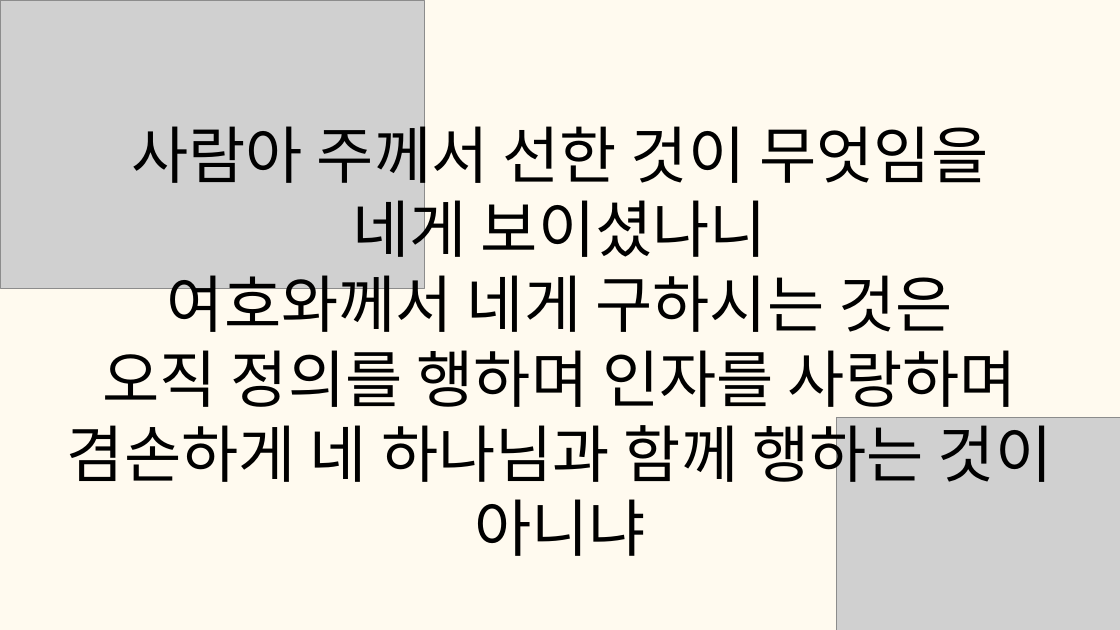
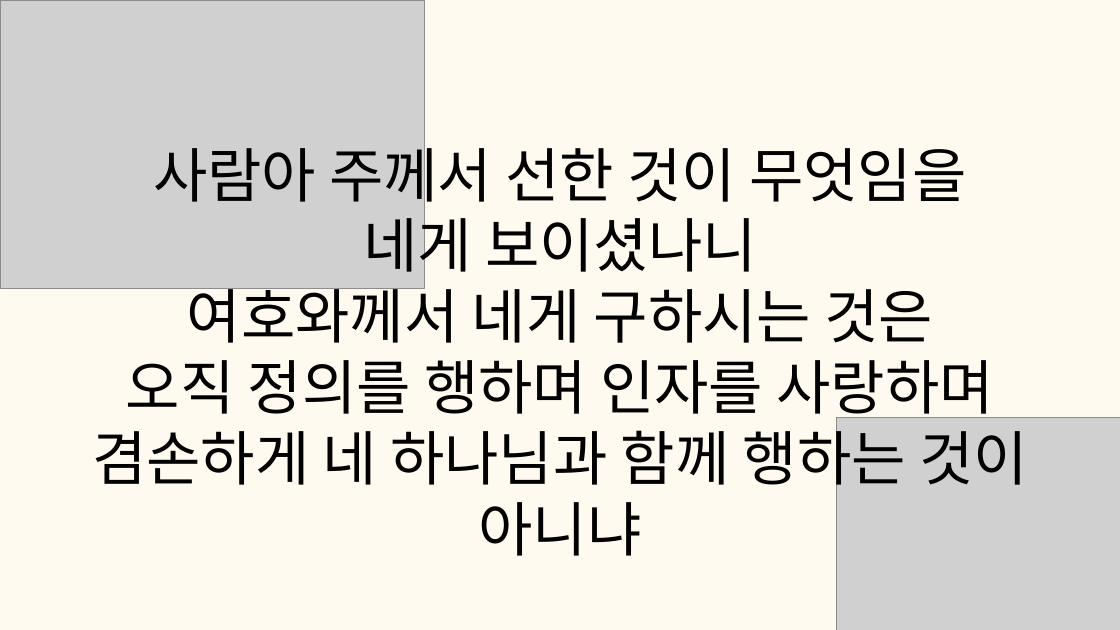
Before and after one commit to tkdgns25300/sunday_play, a slide deck: slide 21 of public/downloads/games/bible-speed/rules.pptx. Drawn at 1120x630 pixels with LibreOffice and Linux fonts; fonts in the diff are those of the drawing; grey boxes stand for pictures. Boxes give left, top, right and bottom in pixels: in the first picture for what was removed or moved away, otherwise in the second. Text is boxed around its words. In the diff, an @@ line names an element or a change of style, - is before the commit and + after.

```diff
--- a/public/downloads/games/bible-speed/rules.pptx
+++ b/public/downloads/games/bible-speed/rules.pptx
@@ text "사람아 주께서 선한 것이 무엇임을": place and size @@
-text "사람아 주께서 선한 것이 무엇임을" at [67,115,1052,492]
+text "사람아 주께서 선한 것이 무엇임을" at [92,136,1028,496]
@@ text "사람아 주께서 선한 것이 무엇임을" at [92,136,1028,496]: size 80 to 76 pt, font Arial to Noto Sans CJK KR; line spacing 96pt to 91.2pt @@
```
Also in this commit, not shown: 27 other slides changed, 3 other files.
